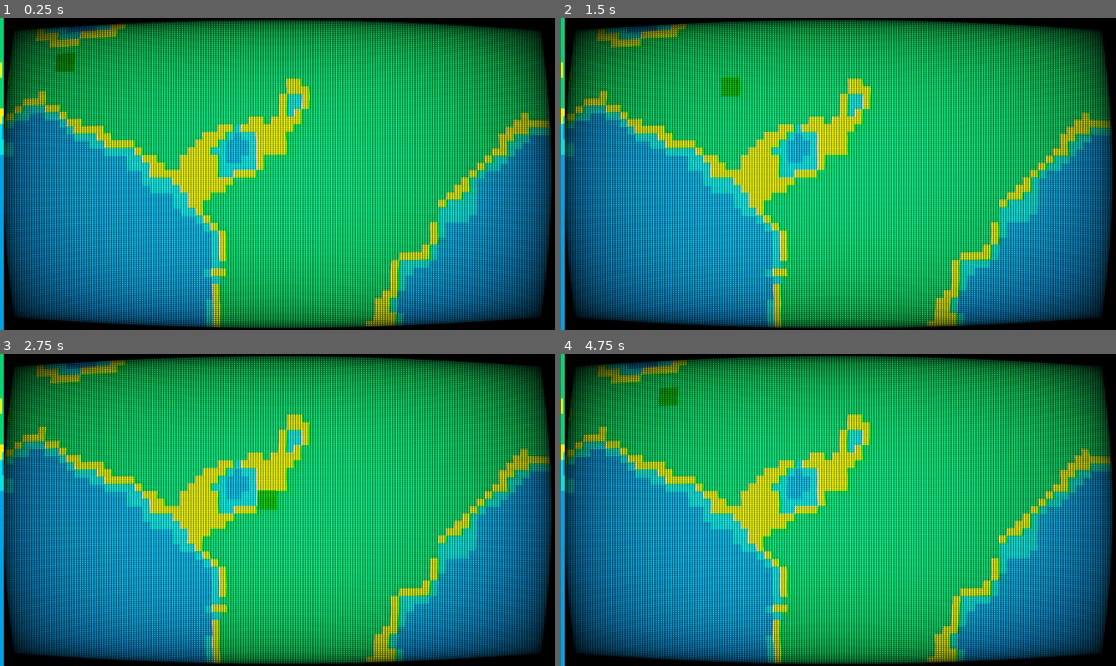
Above: before the commit, frames 1-4 (two rows, left to right).
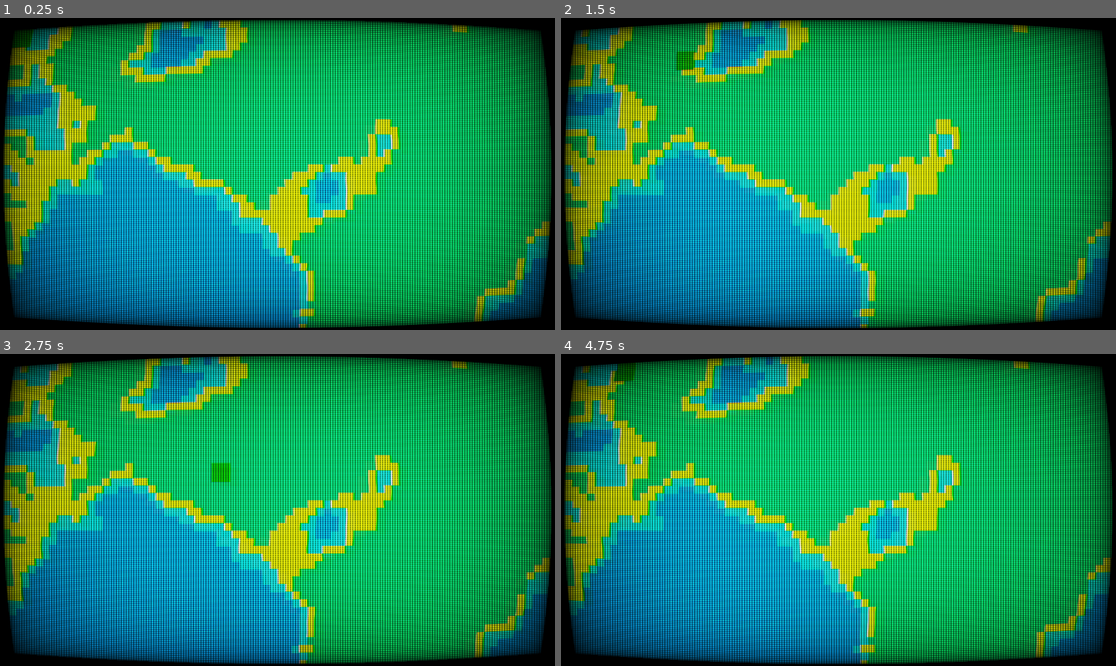
Above: after the commit, the same moments.

Repository: edenYosef1990/myGodotGame
Game: Godot game, scene res://MainScene.tscn
Two runs of this game, one before a commit and one after it. Both use one fixed random seed, a clock stepped at 60 frames per second and the inputs below.
Inputs (mouse positions are in pixels of both pictures, inside the frame that each line leads up to):
- Up to frame 1 (0.25 s): no input
- Up to frame 2 (1.5 s): move the mouse to (960, 158) at 0.52 s; hold Right (ui_right) 0.53-1.28 s; click (960, 158) at 0.67 s; move the mouse to (727, 189) at 1.27 s; hold Down (ui_down) from 1.28 s (still down); click (727, 189) at 1.42 s
- Up to frame 3 (2.75 s): move the mouse to (333, 441) at 2.02 s; release Down (ui_down) at 2.03 s; hold Right (ui_right) from 2.03 s (still down); click (333, 441) at 2.17 s
- Up to frame 4 (4.75 s): move the mouse to (810, 572) at 2.77 s; release Right (ui_right) at 2.78 s; hold Up (ui_up) 2.78-3.53 s; click (810, 572) at 2.92 s; move the mouse to (1005, 556) at 3.52 s; hold Left (ui_left) from 3.53 s (still down); click (1005, 556) at 3.67 s; move the mouse to (672, 463) at 4.27 s; click (672, 463) at 4.42 s

The runs differ from the first frame. In frame 1, 41% of the frame differs, in the area x 0-100%, y 0-100%; in frame 2, 41%; in frame 3, 41%; in frame 4, 41%.

Commit message:
fixed camera

Diff:
--- /dev/null
+++ b/Camera2D.gd
@@ -0,0 +1,21 @@
+extends Camera2D
+
+
+# Called when the node enters the scene tree for the first time.
+func _ready():
+	pass # Replace with function body.
+
+
+# Called every frame. 'delta' is the elapsed time since the previous frame.
+func _process(delta):
+	pass
+
+func _input(event):
+	if(event is InputEventMouseButton):
+		if event.is_pressed():
+			print(get_global_mouse_position())
+			print(get_local_mouse_position())
+			print(get_viewport().get_mouse_position())
+			pass
+		else:
+			pass
--- a/GameManager/GameManager.gd
+++ b/GameManager/GameManager.gd
@@ -33,8 +33,8 @@
 	if(event is InputEventMouseButton):
 		if event.is_pressed():
 			gameState = ControlState.Selecting
-			startRectangle = event.global_position
-			endRectangle = event.global_position
+			startRectangle = event.position
+			endRectangle = event.position
 			updateRect()
 		else:
 			gameState = ControlState.None
@@ -46,7 +46,7 @@
 
 	if(event is InputEventMouseMotion):
 		if gameState == ControlState.Selecting:
-			endRectangle = event.global_position;
+			endRectangle = event.position;
 			updateRect()
 	pass
 
--- a/MainScene.tscn
+++ b/MainScene.tscn
@@ -7,9 +7,7 @@
 [ext_resource type="Shader" path="res://tilemap.gdshader" id="3_ive1n"]
 [ext_resource type="Texture2D" uid="uid://cxawcqkiik5qd" path="res://Assets/tiles.png" id="3_msiol"]
 [ext_resource type="Script" path="res://TileMapInit.gd" id="4_6i1kw"]
-
-[sub_resource type="ShaderMaterial" id="ShaderMaterial_2frl6"]
-shader = ExtResource("2_pv4d8")
+[ext_resource type="Script" path="res://Camera2D.gd" id="7_ab42k"]
 
 [sub_resource type="ShaderMaterial" id="ShaderMaterial_u3ijj"]
 shader = ExtResource("2_upqyr")
@@ -49,24 +47,14 @@
 sources/0 = SubResource("TileSetAtlasSource_demno")
 sources/1 = SubResource("TileSetAtlasSource_cwrn5")
 
+[sub_resource type="ShaderMaterial" id="ShaderMaterial_rdo7k"]
+shader = ExtResource("2_pv4d8")
+
 [node name="MainScene" type="Node2D"]
 
 [node name="GameManager" type="Node" parent="."]
 unique_name_in_owner = true
 script = ExtResource("2_lrwqu")
-
-[node name="Camera2D" type="Camera2D" parent="."]
-unique_name_in_owner = true
-position = Vector2(764, 408)
-
-[node name="CanvasLayer" type="CanvasLayer" parent="Camera2D"]
-
-[node name="ScreenInCCT" type="ColorRect" parent="Camera2D/CanvasLayer"]
-material = SubResource("ShaderMaterial_2frl6")
-offset_left = 8.0
-offset_top = -4.0
-offset_right = 1679.0
-offset_bottom = 1669.0
 
 [node name="CanvasModulate" type="CanvasModulate" parent="."]
 material = SubResource("ShaderMaterial_u3ijj")
@@ -79,10 +67,18 @@
 script = ExtResource("4_6i1kw")
 
 [node name="Tank" parent="CanvasModulate" instance=ExtResource("1_oyje1")]
-position = Vector2(287, 142)
 
 [node name="SelectionRectangle" type="ColorRect" parent="CanvasModulate"]
 unique_name_in_owner = true
-offset_right = 40.0
-offset_bottom = 40.0
 color = Color(0, 0.262745, 0.827451, 0.32549)
+
+[node name="Camera2D" type="Camera2D" parent="."]
+anchor_mode = 0
+script = ExtResource("7_ab42k")
+
+[node name="CanvasLayer" type="CanvasLayer" parent="Camera2D"]
+
+[node name="ColorRect" type="ColorRect" parent="Camera2D/CanvasLayer"]
+material = SubResource("ShaderMaterial_rdo7k")
+offset_right = 1801.0
+offset_bottom = 1673.0
Not shown: 1 places in MainScene.tscn that only renumber resources
